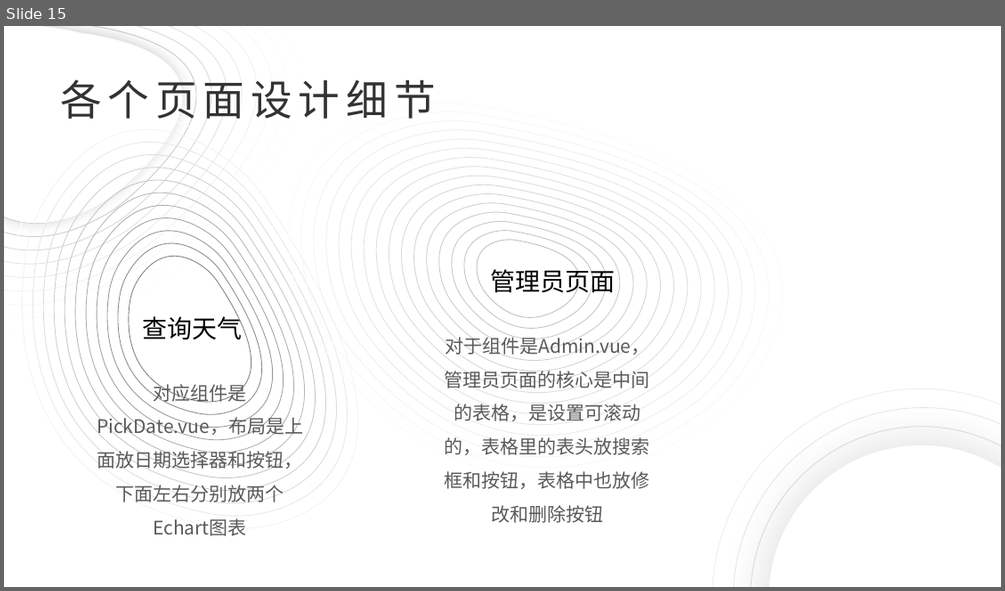
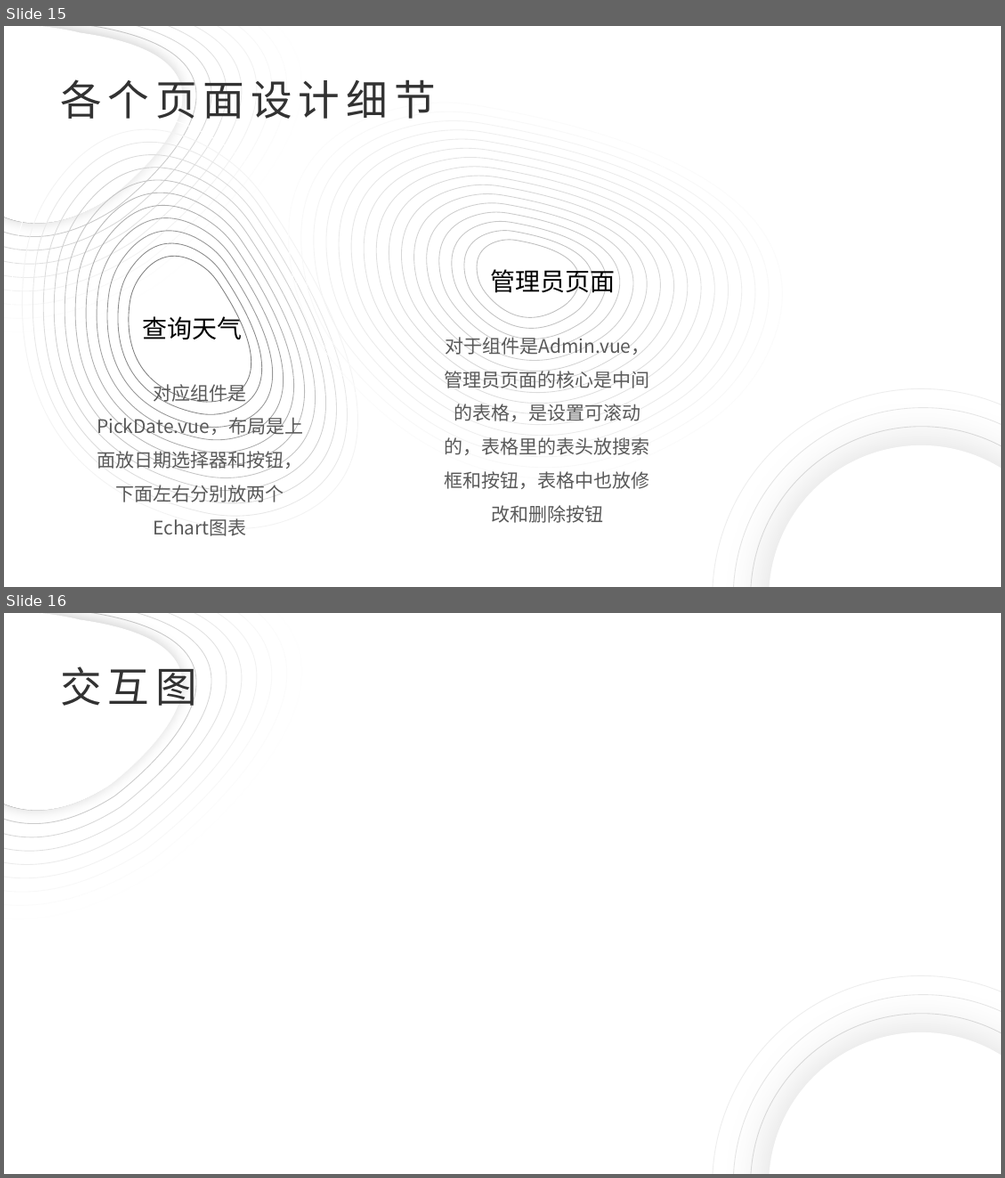
Before and after one commit to WeatherPredictionOrg/WeatherPrediction, a slide deck: 天气预测.pptx. Shown one above the other, each under a label of ours: slide 15 before the commit, slides 15 and 16 after it. The pictures are 1005x591 and 1005x1178 pixels, drawn with LibreOffice and Linux fonts; fonts in the diff are those of the drawing; background and template pictures are left out. Boxes give left, top, right and bottom in pixels: in the first picture for what was removed or moved away, otherwise in the second. Text is boxed around its words. In the diff, an @@ line names an element or a change of style, - is before the commit and + after.

```diff
--- a/天气预测.pptx
+++ b/天气预测.pptx
@@ slide 16 added at <box>4,613,1001,1174</box>, background picture (left out) @@
@@ group added at <box>4,613,359,979</box>: 10 freeform shapes @@
@@ freeform shape added at <box>218,613,834,1174</box>, outline #FFFFFF 0.32 pt @@
@@ text added at <box>60,659,197,713</box>, 40 pt, text #323232 @@
+交互图
@@ group added at <box>712,976,1001,1174</box>: 4 ellipses @@
```
Also in this commit, not shown: 5 slides changed.
